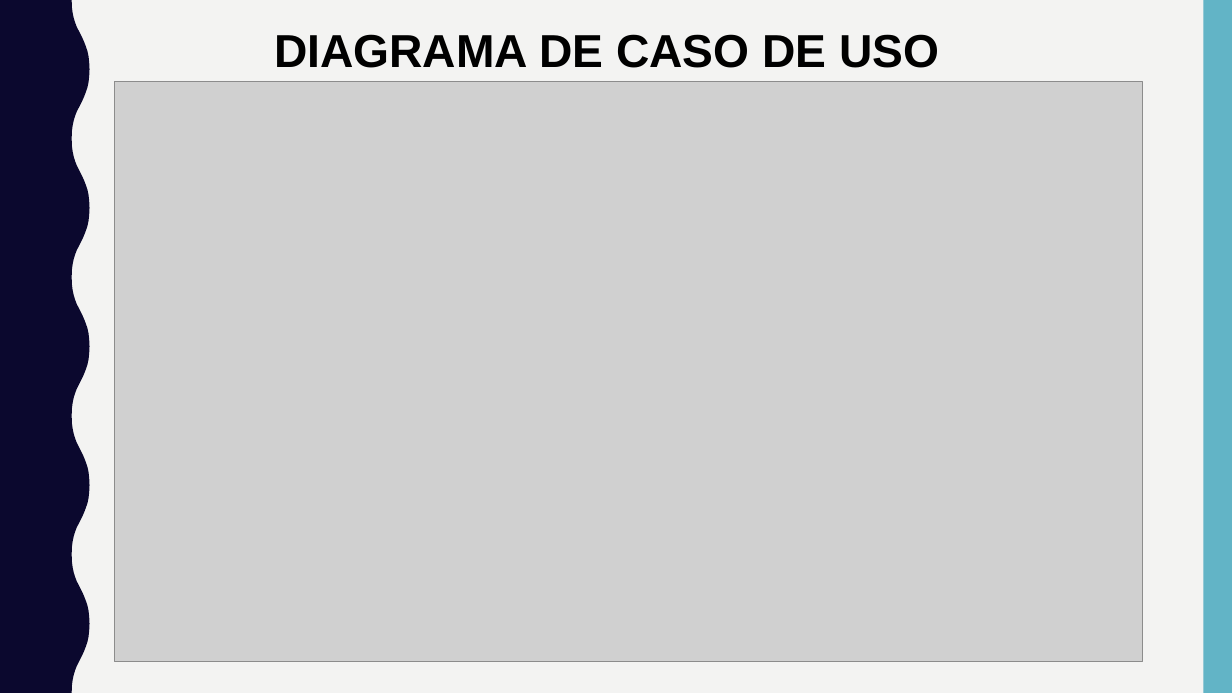
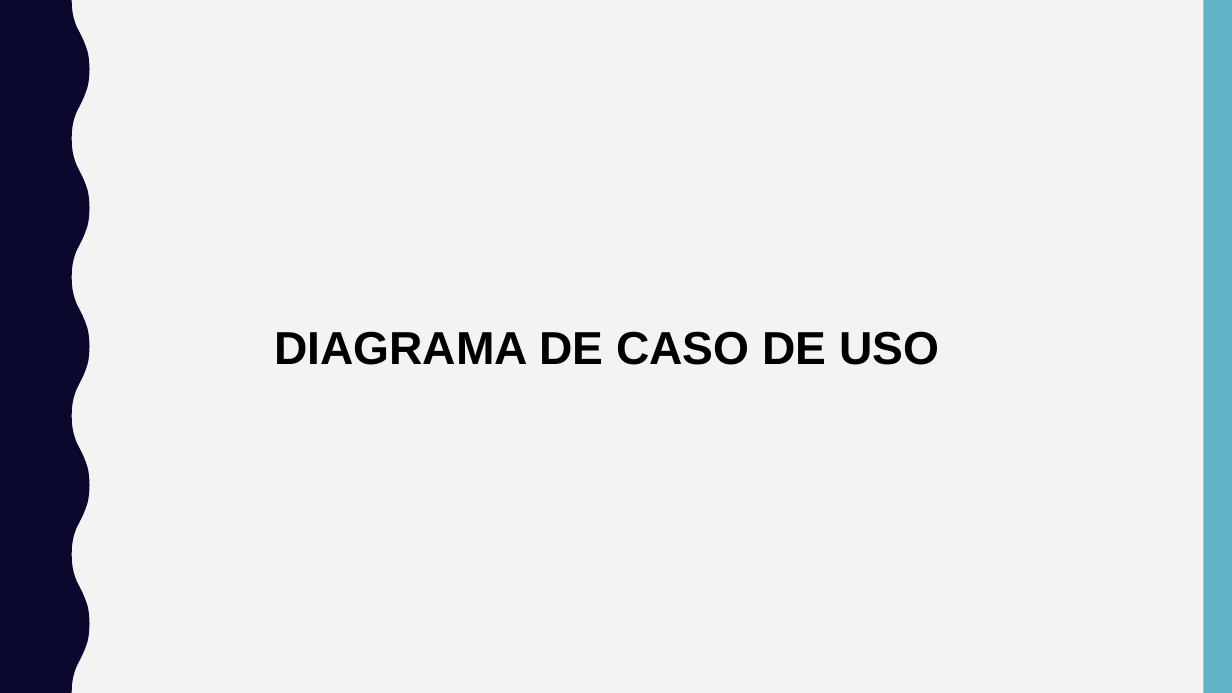
Before and after one commit to adilson-youtube/Relatorio_Sistema_Gestao_TCC, a slide deck: slide 17 of Apresentação/TFC.pptx (slide 16 before the commit). Drawn at 1232x693 pixels with LibreOffice and Linux fonts; fonts in the diff are those of the drawing; grey boxes stand for pictures. Boxes give left, top, right and bottom in pixels: in the first picture for what was removed or moved away, otherwise in the second. Text is boxed around its words. In the diff, an @@ line names an element or a change of style, - is before the commit and + after.

```diff
--- a/Apresentação/TFC.pptx
+++ b/Apresentação/TFC.pptx
@@ picture removed at [115, 82, 1143, 662] @@
@@ text "DIAGRAMA DE CASO DE USO": place and size @@
-text "DIAGRAMA DE CASO DE USO" at [274, 34, 939, 68]
+text "DIAGRAMA DE CASO DE USO" at [274, 331, 939, 365]
```
Also in this commit, not shown: 5 other slides changed, 2 slides added.
